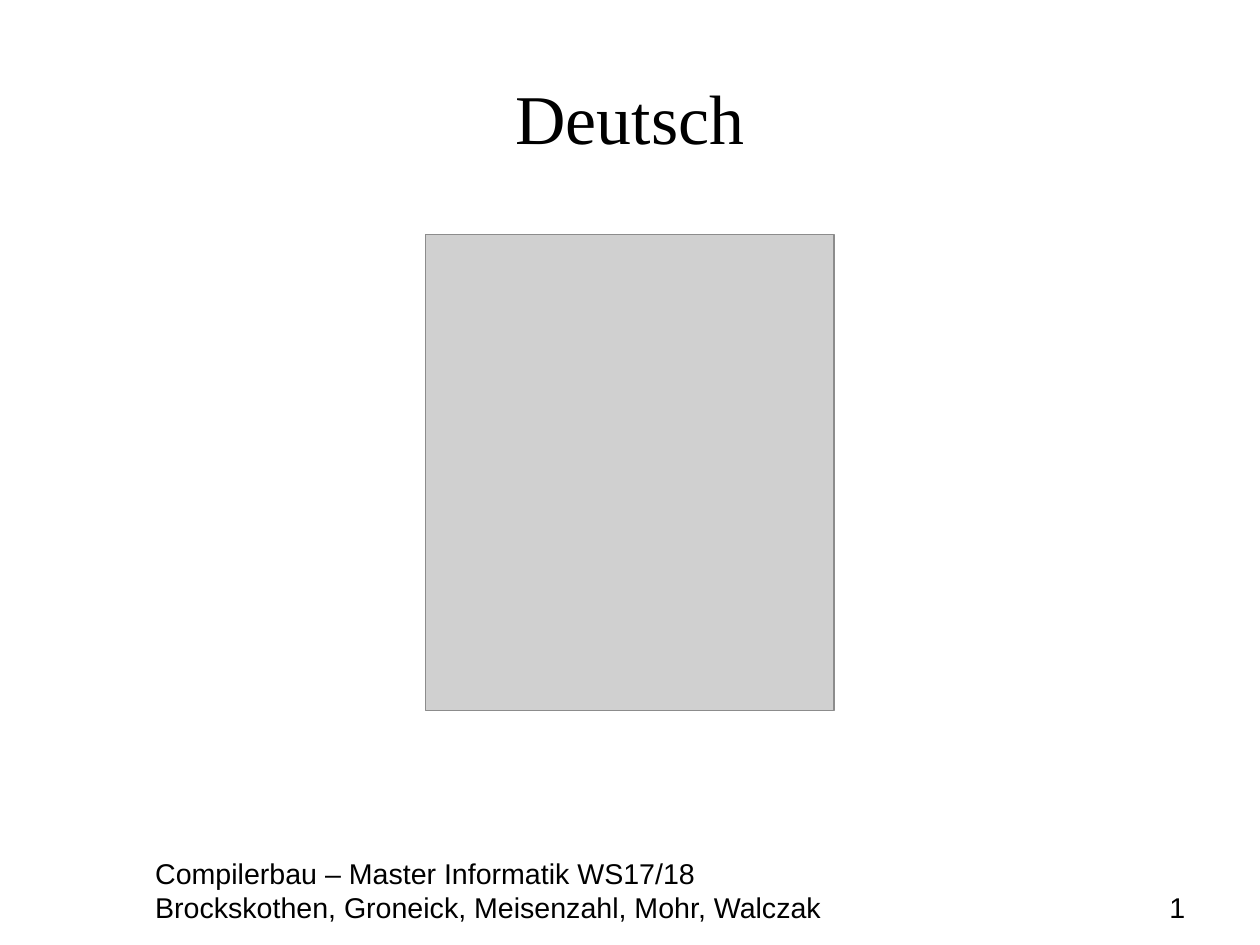
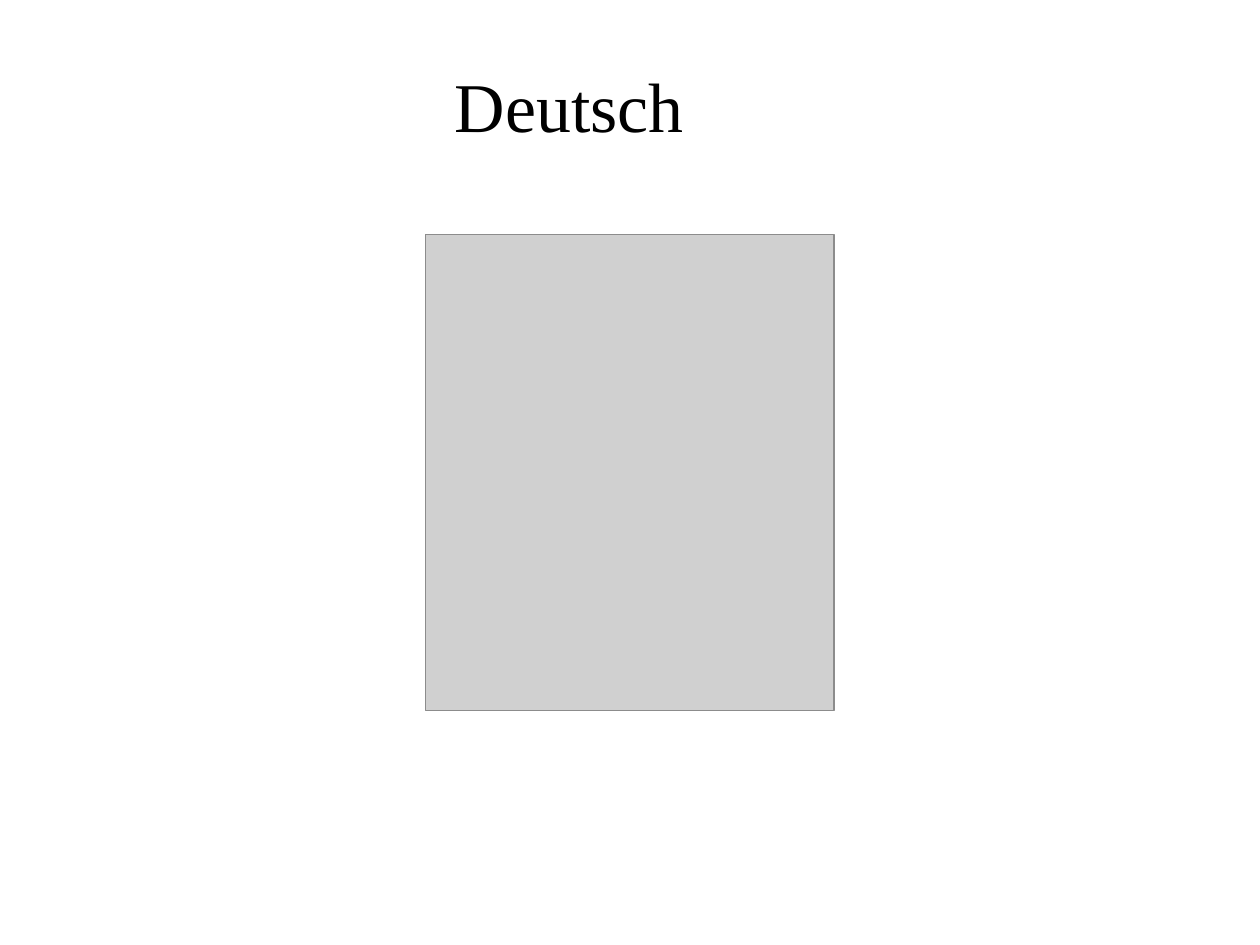
Before and after one commit to MasterInformatikHsBochum/Eine-deutsche-Praesentation, a slide deck: slide 1 of Präsentation.odp. Drawn at 1260x945 pixels with LibreOffice and Linux fonts; fonts in the diff are those of the drawing; grey boxes stand for pictures; background and template pictures are left out. Boxes give left, top, right and bottom in pixels: in the first picture for what was removed or moved away, otherwise in the second. Text is boxed around its words. In the diff, an @@ line names an element or a change of style, - is before the commit and + after.

```diff
--- a/Präsentation.odp
+++ b/Präsentation.odp
@@ title "Deutsch" moved from (x1=515, y1=95, x2=744, y2=145) to (x1=455, y1=83, x2=684, y2=133) @@
@@ text removed at (x1=155, y1=863, x2=1185, y2=922) @@
-Compilerbau – Master Informatik WS17/18
-Brockskothen, Groneick, Meisenzahl, Mohr, Walczak 1
```
Also in this commit, not shown: 11 other slides changed, 1 other file.
